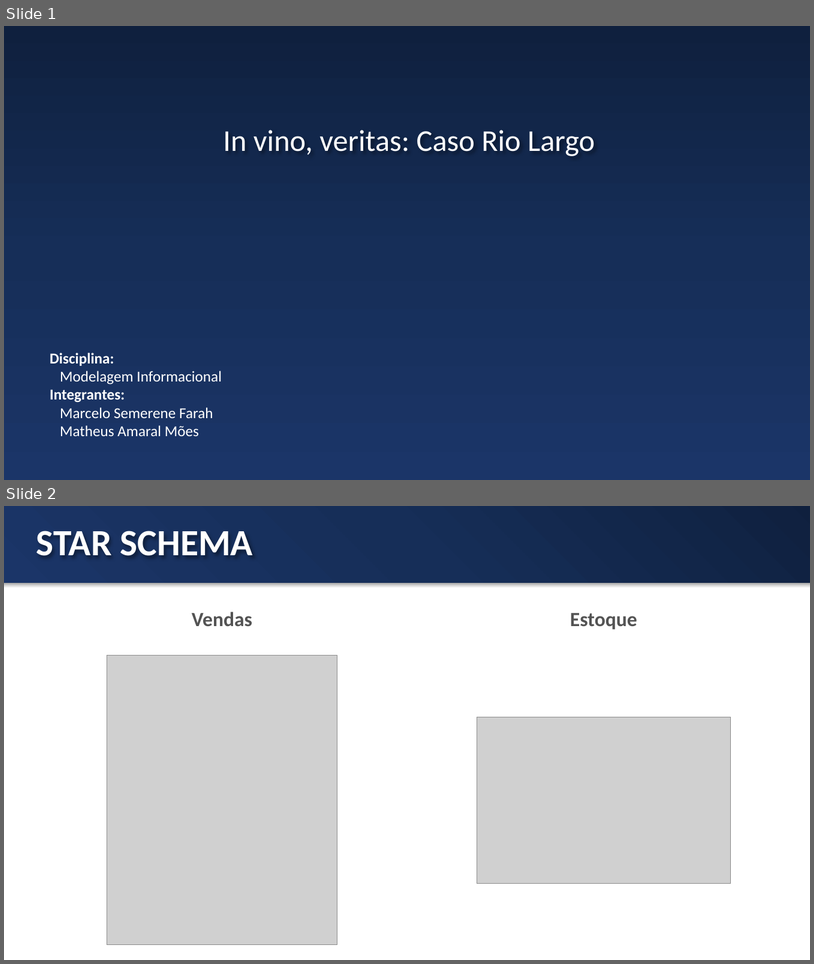
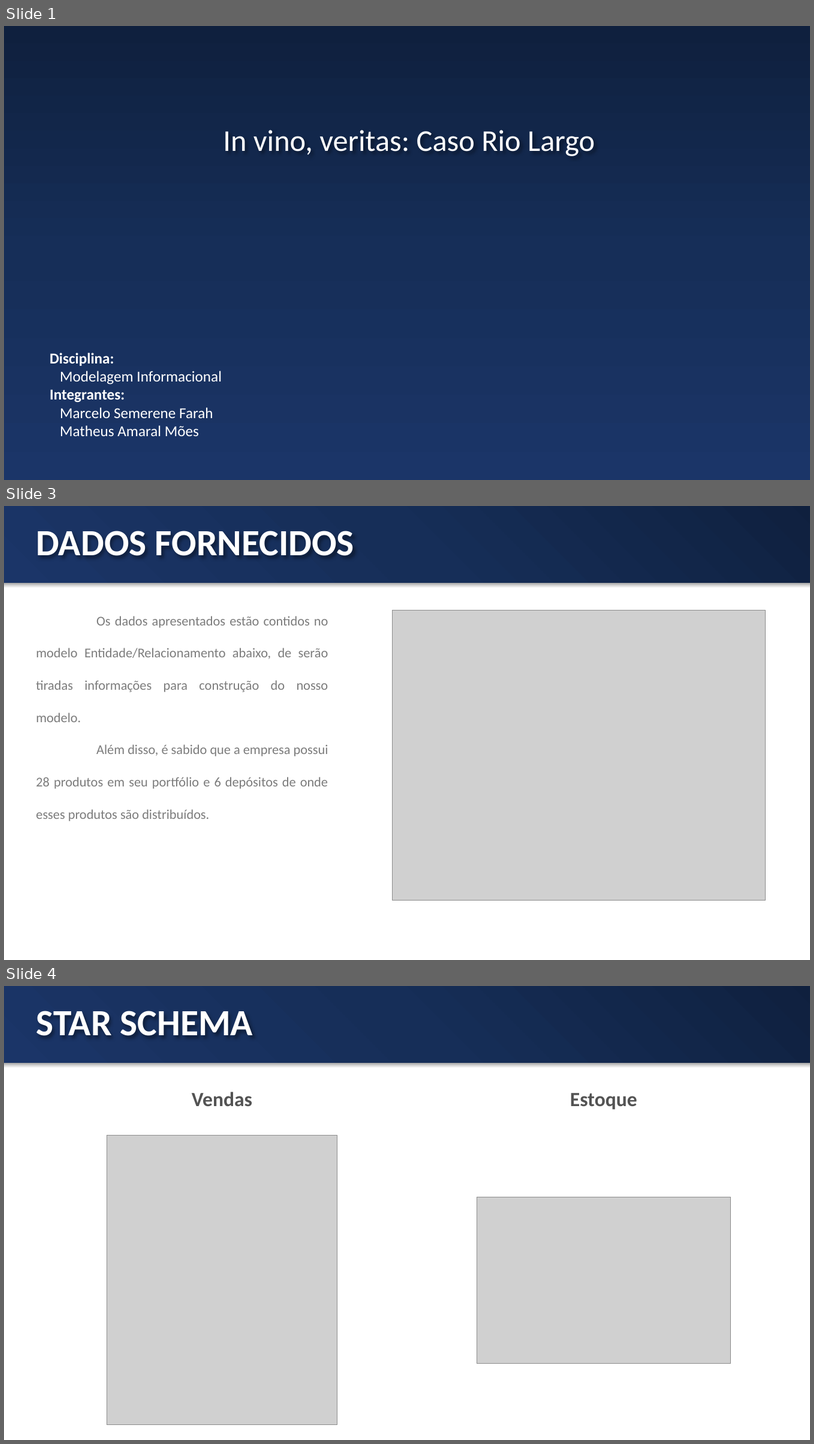
Before and after one commit to moesmatheus/modelagem-informacional, a slide deck: Apresentação.pptx. Shown one above the other, each under a label of ours: slides 1 and 2 before the commit, slides 1, 3 and 4 after it; the slides between them are not shown. The pictures are 814x964 and 814x1444 pixels, drawn with LibreOffice and Linux fonts; fonts in the diff are those of the drawing; grey boxes stand for pictures. Boxes give left, top, right and bottom in pixels: in the first picture for what was removed or moved away, otherwise in the second. Text is boxed around its words. In the diff, an @@ line names an element or a change of style, - is before the commit and + after.

```diff
--- a/Apresentação.pptx
+++ b/Apresentação.pptx
@@ slide 3 added at (4, 506, 810, 960), background #FFFFFF; not listed: 1 template element that a slide beside it also shows @@
@@ title added at (36, 531, 354, 556), 44 pt, text #FFFFFF, bold @@
+DADOS FORNECIDOS
@@ picture added at (392, 610, 765, 900) @@
@@ text added at (36, 616, 329, 821), 16 pt, text #7C7C7C @@
+Os dados apresentados estão contidos no modelo Entidade/Relacionamento abaixo, de serão tiradas informações para construção do nosso modelo.
+Além disso, é sabido que a empresa possui 28 produtos em seu portfólio e 6 depósitos de onde esses produtos são distribuídos.
@@ what was slide 2 is now slide 4 @@
```
Also in this commit, not shown: 1 slide changed, 3 other slides added, 1 other file.
